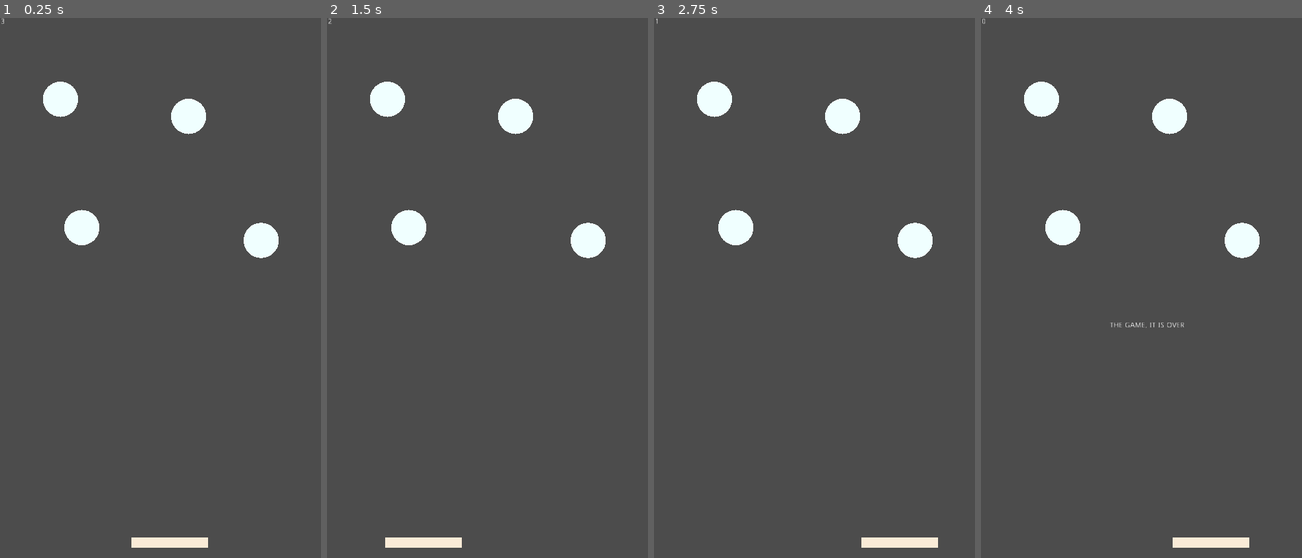
Above: before the commit, frames 1-4 (left to right).
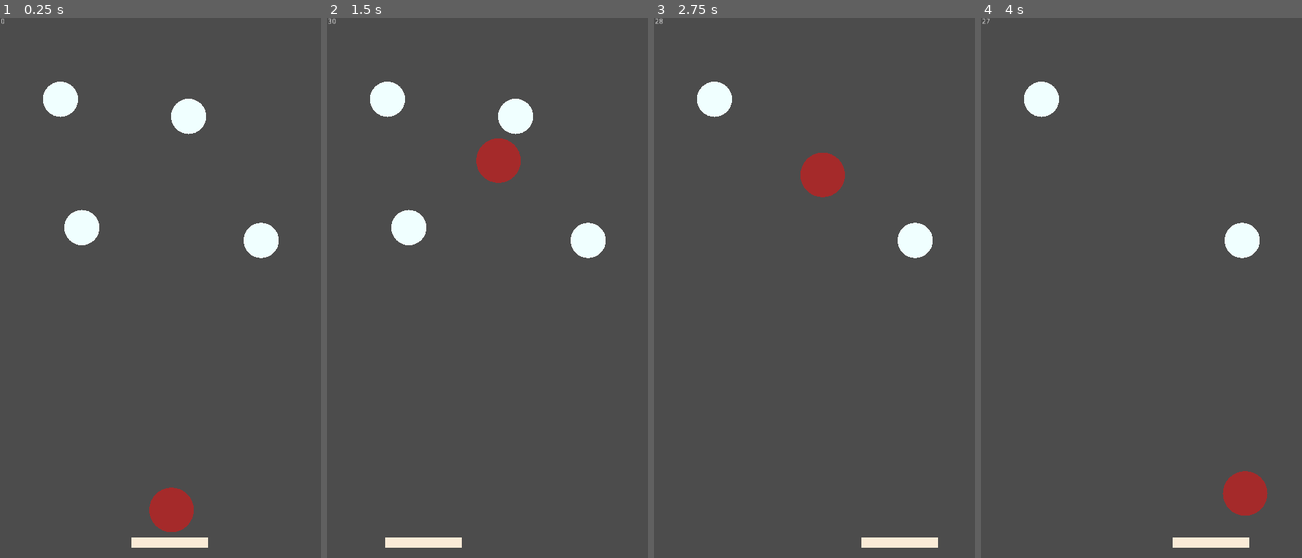
Above: after the commit, the same moments.

Repository: the-g-force/FamJam-September2020
Game: Godot game, scene res://src/TestLevel.tscn
The game is run twice, just before and just after one commit, with the same random seed, the same clock (stepped at 60 frames per second) and the same inputs.
Inputs (mouse positions are in pixels of both pictures, inside the frame that each line leads up to):
- Up to frame 1 (0.25 s): no input
- Up to frame 2 (1.5 s): tap Enter at 0.5 s; move the mouse to (558, 266) at 0.52 s; hold D (move_right) 0.53-1.28 s; click (558, 266) at 0.67 s; move the mouse to (423, 320) at 1.27 s; hold A (move_left) from 1.28 s (still down); click (423, 320) at 1.42 s
- Up to frame 3 (2.75 s): move the mouse to (846, 169) at 2.02 s; release A (move_left) at 2.03 s; hold D (move_right) from 2.03 s (still down); click (846, 169) at 2.17 s
- Up to frame 4 (4 s): move the mouse to (1125, 401) at 2.77 s; click (1125, 401) at 2.92 s; move the mouse to (1237, 374) at 3.52 s; release D (move_right) at 3.53 s; hold A (move_left) from 3.53 s (still down); click (1237, 374) at 3.67 s

The runs differ from the first frame. In frame 1, 0.9% of the frame differs, in the area x 0-61%, y 0-96%; in frame 2, 0.9%; in frame 3, 2.0%; in frame 4, 2.1%, in the area x 0-90%, y 0-93%.
Error before the commit: Parse Error: The identifier "Trampoline" isn't declared in the current scope. (res://src/Squirrel.gd:21)

Commit message:
Add click to launch Squirrel at start
Resolves #3

Diff:
--- a/project/project.godot
+++ b/project/project.godot
@@ -18,10 +18,16 @@
 "class": "Squirrel",
 "language": "GDScript",
 "path": "res://src/Squirrel.gd"
+}, {
+"base": "KinematicBody2D",
+"class": "Trampoline",
+"language": "GDScript",
+"path": "res://src/Trampoline.gd"
 } ]
 _global_script_class_icons={
 "Collectable": "",
-"Squirrel": ""
+"Squirrel": "",
+"Trampoline": ""
 }
 
 [application]
--- a/project/src/Squirrel.gd
+++ b/project/src/Squirrel.gd
@@ -2,7 +2,7 @@
 class_name Squirrel
 
 var _base_speed : float
-var _velocity := Vector2(1, 80)
+var _velocity := Vector2.ZERO
 export var speed := 10.0
 export var max_speed := 30.0
 export var speedmod := 1.1
@@ -20,7 +20,6 @@
 			collision.collider.queue_free()
 		if collision.collider is Trampoline and speed < max_speed:
 			speed *= speedmod
-			print(str(speed))
 	update()
 
 
@@ -31,3 +30,6 @@
 # Can be called when the game is over and the squirrel should stop in-place.
 func stop():
 	_velocity = Vector2.ZERO
+
+func start():
+	_velocity.y = -80
--- a/project/src/TestLevel.gd
+++ b/project/src/TestLevel.gd
@@ -4,11 +4,12 @@
 onready var _game_timer := $GameTimer
 onready var _game_timer_label := $GameTimerLabel
 onready var _game_over_label := $GameOverLabel
+var game_started := false
 
-func _ready():
-	# Later this will be started when the player taps or something.
-	# For now, just start the level on load.
-	_start_level()
+#func _ready():
+#	# Later this will be started when the player taps or something.
+#	# For now, just start the level on load.
+#	_start_level()
 
 
 func _process(_delta):
@@ -18,8 +19,16 @@
 # Start the level (launch squirrel, start timer, etc)
 func _start_level():
 	_game_timer.start()
+	_squirrel.start()
 
 
 func _on_GameTimer_timeout():
 	_game_over_label.visible = true
 	_squirrel.stop()
+
+
+func _input(event):
+	if not game_started:
+		if event is InputEventMouseButton or event is InputEventScreenTouch:
+			_start_level()
+			game_started = true
--- a/project/src/TestLevel.tscn
+++ b/project/src/TestLevel.tscn
@@ -35,7 +35,7 @@
 position = Vector2( 316.534, 981.032 )
 
 [node name="Squirrel" parent="." instance=ExtResource( 2 )]
-position = Vector2( 361.546, 299.73 )
+position = Vector2( 320, 920 )
 
 [node name="StaticBody2D" type="StaticBody2D" parent="."]
 position = Vector2( -24.0417, 11.3137 )
@@ -62,7 +62,7 @@
 shape = SubResource( 1 )
 
 [node name="GameTimer" type="Timer" parent="."]
-wait_time = 3.0
+wait_time = 30.0
 one_shot = true
 
 [node name="GameTimerLabel" type="Label" parent="."]
